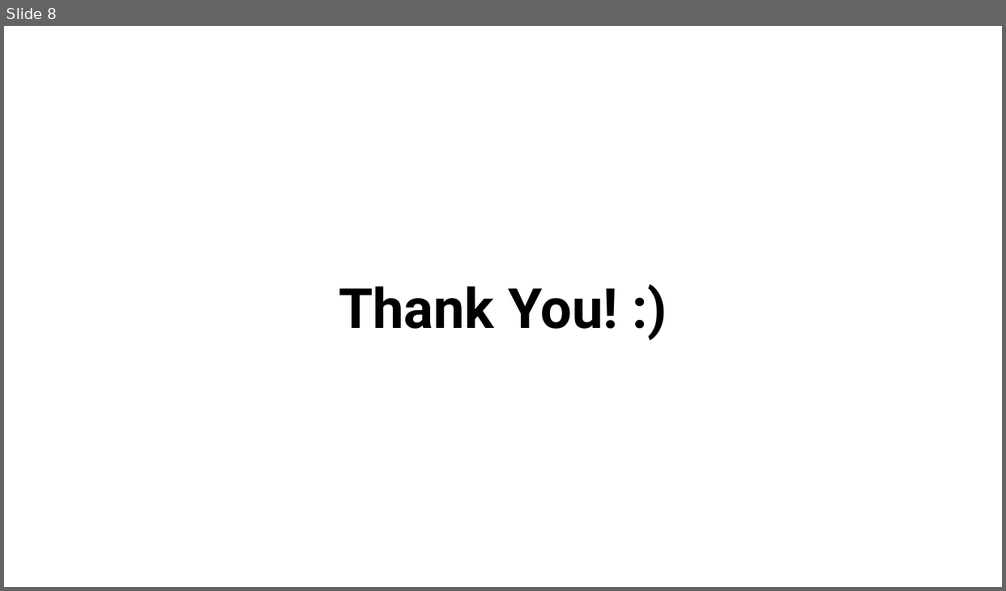
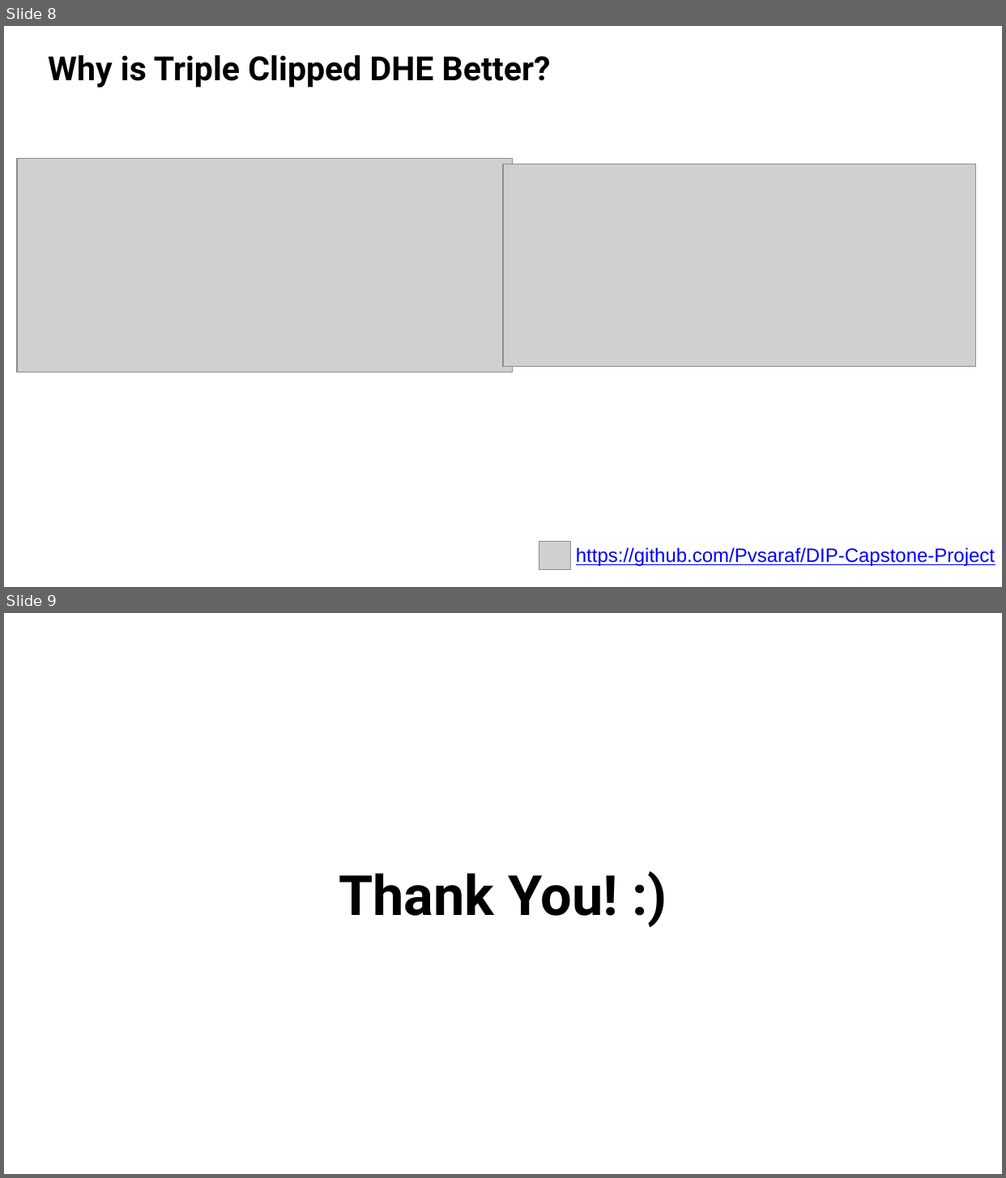
Before and after one commit to Pvsaraf/DIP-Capstone-Project, a slide deck: TCDHE_SD_PPT.pptx. Shown one above the other, each under a label of ours: slide 8 before the commit, slides 8 and 9 after it. The pictures are 1006x591 and 1006x1178 pixels, drawn with LibreOffice and Linux fonts; fonts in the diff are those of the drawing; grey boxes stand for pictures. Boxes give left, top, right and bottom in pixels: in the first picture for what was removed or moved away, otherwise in the second. Text is boxed around its words. In the diff, an @@ line names an element or a change of style, - is before the commit and + after.

```diff
--- a/TCDHE_SD_PPT.pptx
+++ b/TCDHE_SD_PPT.pptx
@@ slide 8 added at [4,26,1002,587], background #FFFFFF @@
@@ title added at [48,55,551,88], 24 pt, text #000000, bold @@
+Why is Triple Clipped DHE Better?
@@ picture added at [17,158,512,373] @@
@@ picture added at [503,164,975,366] @@
@@ picture added at [539,542,570,570] @@
@@ text added at [576,548,995,566], 14 pt, text #0000FF, underline @@
+https://github.com/Pvsaraf/DIP-Capstone-Project
@@ what was slide 8 is now slide 9 @@
```
Also in this commit, not shown: 1 slide changed.
